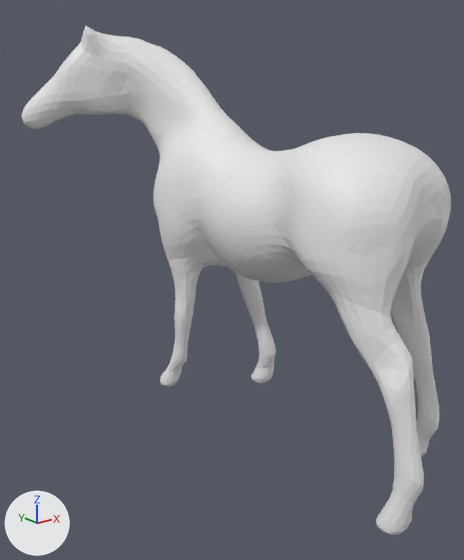
Two versions of the OBJ model tutorial/data/horsers-param-rot-seamless.obj, one commit apart.
The view is the same before and after, from a 50 mm lens placed at (-0.144, -0.18, 0.054), pointed at (-0.003, -0.004, -0.017). Every picture has the same lights, and +X, +Y and +Z are marked at lower left. Where no turn or scale is listed for an object, it has been applied to the vertices.

Names of what the first picture shows: 'horsers-param-rot-seamless'.
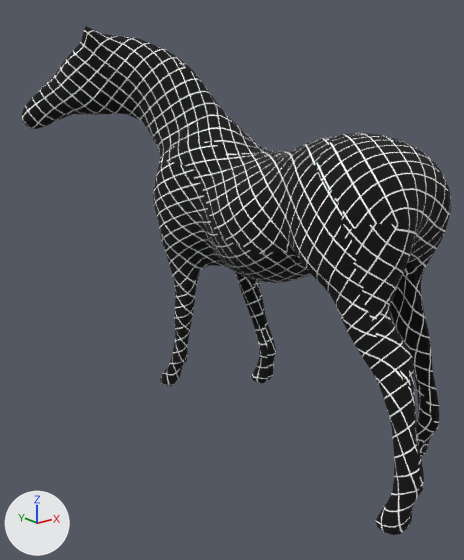
Pixel boxes [x1, y1, x2, y2] of what changed, in the pictures (464 x 560 px):
'horsers-param-rot-seamless', recoloured (white to grey)
    both: [21, 26, 451, 535]

The change, as a list of edits to the scene's bpy script:
```text
Add img_black_square_png:
    img_black_square_png = load_image('black_square.png', 'black_square.png', 512, 512, 'sRGB')
Add mat_material_0:
    mat_material_0 = principled_material('material_0')
    mat_material_0.texture = img_black_square_png
    mat_material_0.roughness = 1.0
Change me_horsers_param_rot_seamless:
    where me_horsers_param_rot_seamless.from_pydata(...)  # 3002 vertices, 6000 faces; spans x -0.041..0.042, y -0.09..0.091, z -0.076..0.074
    add me_horsers_param_rot_seamless.materials.append(mat_material_0)  # picture img_black_square_png
```
